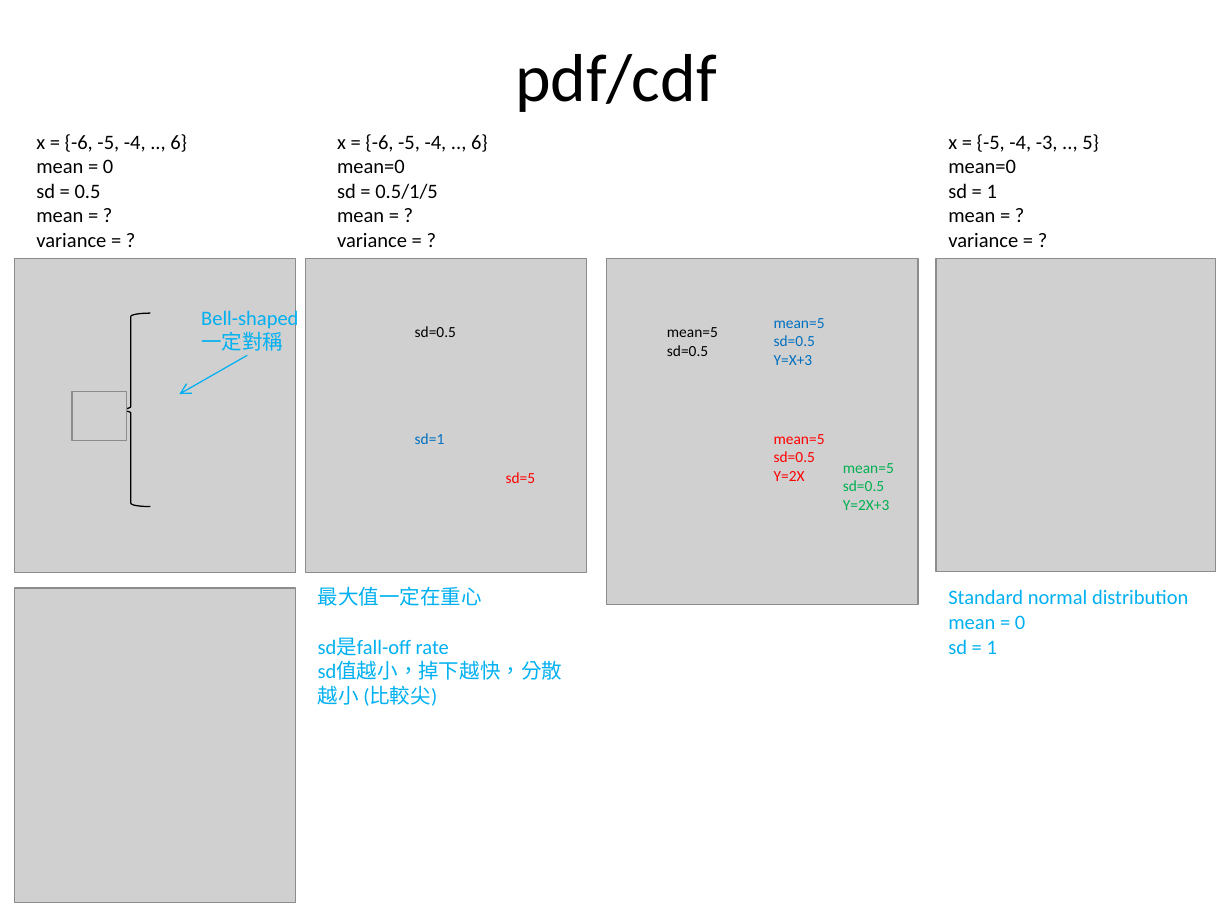
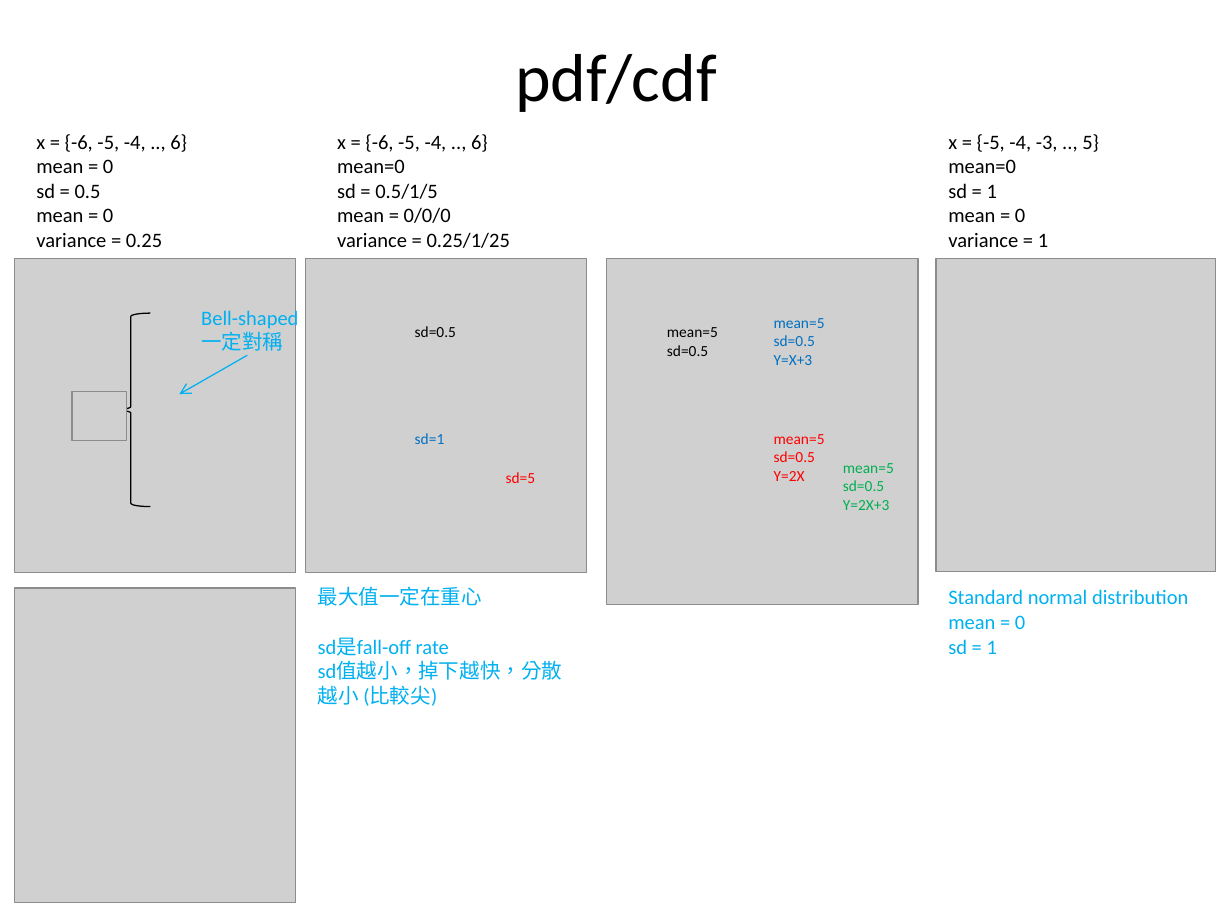
Before and after one commit to fuchingy/data_science, a slide deck: slide 26 of probability/doc/random_variable_distribution.pptx (slide 25 before the commit). Drawn at 1232x924 pixels with LibreOffice and Linux fonts; fonts in the diff are those of the drawing; grey boxes stand for pictures. Boxes give left, top, right and bottom in pixels: in the first picture for what was removed or moved away, otherwise in the second. Text is boxed around its words. In the diff, an @@ line names an element or a change of style, - is before the commit and + after.

Commit message:
Add integrate for calculating mean for con dist

```diff
--- a/probability/doc/random_variable_distribution.pptx
+++ b/probability/doc/random_variable_distribution.pptx
@@ text at box(36, 208, 162, 247): text changed @@
-mean = ?
-variance = ?
+mean = 0
+variance = 0.25
@@ text at box(337, 207, 510, 248): text changed @@
-mean = ?
-variance = ?
+mean = 0/0/0
+variance = 0.25/1/25
@@ text at box(948, 208, 1048, 247): text changed @@
-mean = ?
-variance = ?
+mean = 0
+variance = 1
```
Also in this commit, not shown: 6 other slides changed, 1 slide added, 1 other file.
